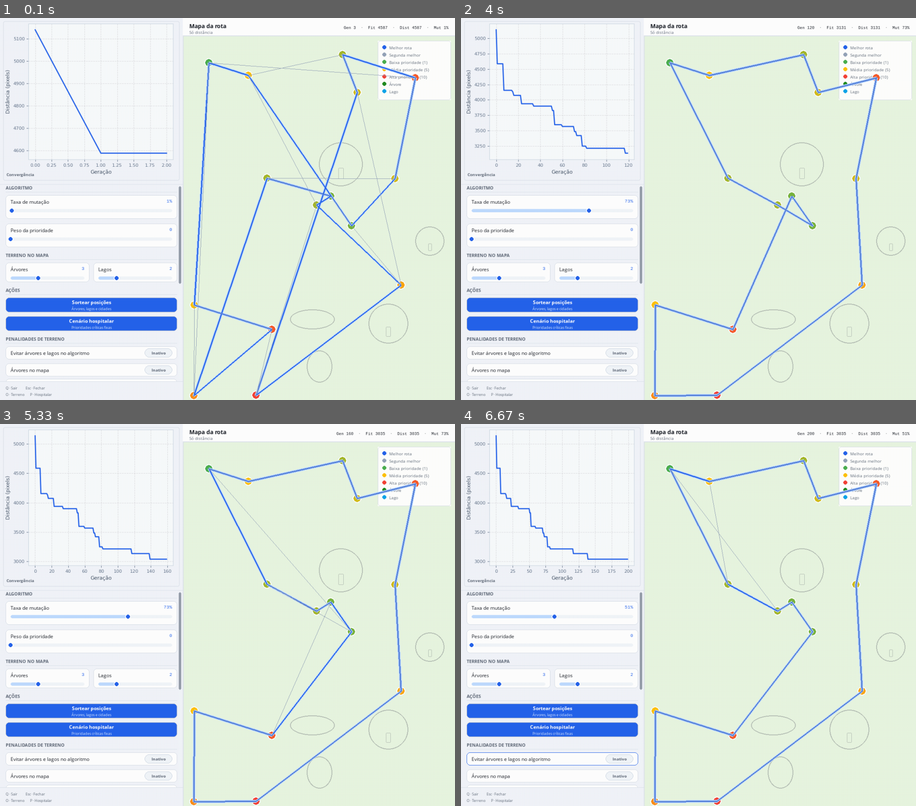
Above: before the commit, frames 1-4 (two rows, left to right).
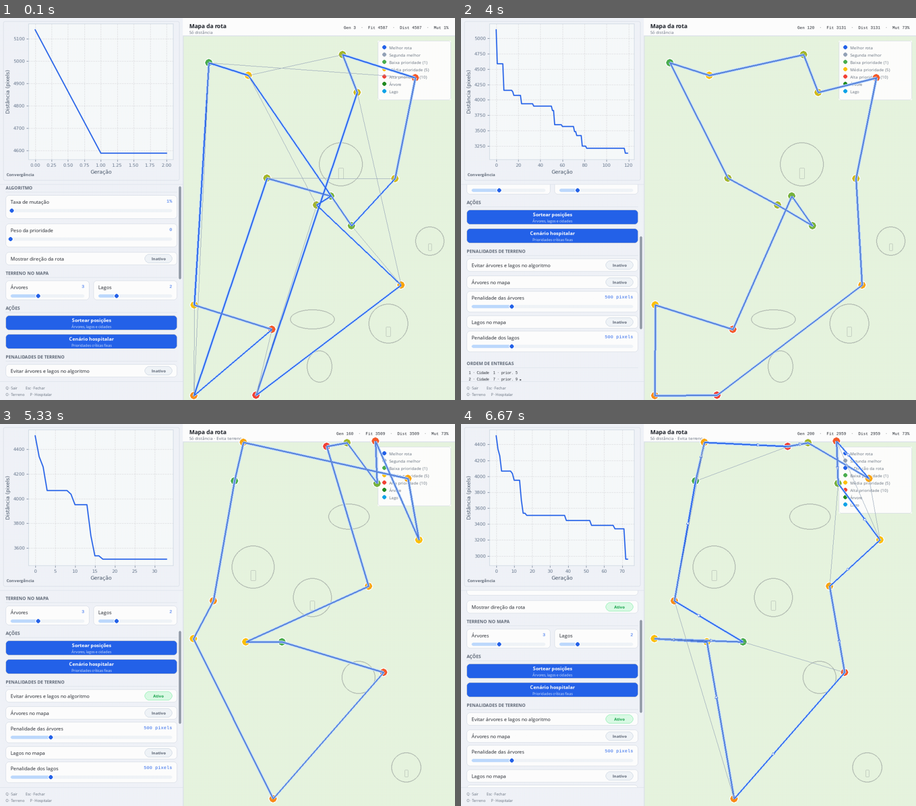
Above: after the commit, the same moments.

Repository: edvansanchoo/genetic_algorithm_tsp-main
Game: pygame game, started from main.py
Same seed, same stepped clock (60 frames per second), same inputs: the game is played once before the commit and once after it.
Inputs (mouse positions are in pixels of both pictures, inside the frame that each line leads up to):
- Up to frame 1 (0.1 s): no input
- Up to frame 2 (4 s): press the mouse at (552, 205) at 0.87 s; move the mouse to (638, 247) at 0.97 s; release the mouse at (720, 289) at 1.1 s; press the mouse at (552, 220) at 1.2 s; move the mouse to (583, 151) at 1.3 s; release the mouse at (615, 82) at 1.43 s; click (806, 174) at 1.55 s; click (633, 155) at 1.88 s; press the mouse at (552, 220) at 2.2 s; move the mouse to (706, 144) at 2.3 s; release the mouse at (861, 67) at 2.43 s; press the mouse at (638, 231) at 2.53 s; move the mouse to (592, 178) at 2.63 s; release the mouse at (542, 124) at 2.77 s; press the mouse at (552, 220) at 2.87 s; move the mouse to (674, 178) at 2.97 s; release the mouse at (797, 136) at 3.1 s; press the mouse at (552, 220) at 3.2 s; move the mouse to (661, 197) at 3.3 s; release the mouse at (770, 178) at 3.43 s; press the mouse at (552, 155) at 3.53 s; move the mouse to (570, 243) at 3.63 s; release the mouse at (588, 327) at 3.77 s; press the mouse at (638, 281) at 3.87 s; move the mouse to (693, 273) at 3.97 s
- Up to frame 3 (5.33 s): release the mouse at (282, 668) at 4.1 s; press the mouse at (91, 626) at 4.2 s; move the mouse to (95, 557) at 4.3 s; release the mouse at (100, 488) at 4.43 s; press the mouse at (91, 561) at 4.53 s; move the mouse to (236, 519) at 4.63 s; release the mouse at (382, 477) at 4.77 s; press the mouse at (91, 668) at 4.87 s; move the mouse to (232, 668) at 4.97 s; release the mouse at (377, 672) at 5.1 s; press the mouse at (177, 687) at 5.2 s; move the mouse to (168, 676) at 5.3 s
- Up to frame 4 (6.67 s): release the mouse at (620, 664) at 5.43 s; press the mouse at (552, 611) at 5.53 s; move the mouse to (670, 649) at 5.63 s; release the mouse at (793, 687) at 5.77 s; press the mouse at (552, 626) at 5.87 s; move the mouse to (552, 615) at 5.97 s; release the mouse at (552, 607) at 6.1 s; press the mouse at (552, 626) at 6.2 s; move the mouse to (652, 588) at 6.3 s; release the mouse at (747, 550) at 6.43 s; press the mouse at (552, 561) at 6.53 s; move the mouse to (552, 592) at 6.63 s

The runs differ from the first frame. In frame 1, 4.4% of the frame differs, in the area x 1-40%, y 61-94%; in frame 2, 7.5%; in frame 3, 13%; in frame 4, 13%, in the area x 1-100%, y 2-100%.

Commit message:
feat: add direction arrows on best route with sidebar toggle.
Rotated segment arrows match delivery order; toggle defaults off
in algorithm section with conditional map legend entry.

Co-authored-by: Cursor <cursoragent@cursor.com>

Diff:
--- a/tests/test_fitness_priority.py
+++ b/tests/test_fitness_priority.py
@@ -6,6 +6,7 @@
     calculate_route_distance,
     calculate_route_fitness,
     decompose_route_fitness,
+    get_rotated_route,
 )
 from traveling_salesman_problem.problem.city_generator import generate_random_priorities
 from traveling_salesman_problem.problem.priority_presets import apply_hospital_priority_preset
@@ -96,3 +97,9 @@
             visit_order,
             [(1, 1, 5), (2, 2, 10), (3, 3, 1), (4, 4, 3)],
         )
+
+    def test_get_rotated_route_starts_at_reference_city(self):
+        route = [(10, 0), (10, 10), (0, 10), (0, 0)]
+        rotated_route = get_rotated_route(route, self.city_coordinates)
+        self.assertEqual(rotated_route[0], (0, 0))
+        self.assertEqual(len(rotated_route), 4)
--- a/traveling_salesman_problem/genetic_algorithm/fitness.py
+++ b/traveling_salesman_problem/genetic_algorithm/fitness.py
@@ -67,6 +67,20 @@
     return total_penalty
 
 
+def get_rotated_route(
+    route: Route,
+    city_coordinates: List[CityCoordinate],
+) -> Route:
+    """Retorna a rota rotacionada para iniciar em city_coordinates[0]."""
+    if not route:
+        return []
+
+    reference_city = city_coordinates[0]
+    start_index = route.index(reference_city)
+    number_of_cities = len(route)
+    return [route[(start_index + offset) % number_of_cities] for offset in range(number_of_cities)]
+
+
 def build_delivery_visit_order(
     route: Route,
     city_coordinates: List[CityCoordinate],
@@ -77,14 +91,10 @@
     coordinate_to_city_number = {
         coordinate: index + 1 for index, coordinate in enumerate(city_coordinates)
     }
-    reference_city = city_coordinates[0]
-    start_index = route.index(reference_city)
-    number_of_cities = len(route)
+    rotated_route = get_rotated_route(route, city_coordinates)
     visit_order: List[Tuple[int, int, int]] = []
 
-    for offset in range(number_of_cities):
-        position = offset + 1
-        city = route[(start_index + offset) % number_of_cities]
+    for position, city in enumerate(rotated_route, start=1):
         visit_order.append(
             (position, coordinate_to_city_number[city], coordinate_to_priority[city])
         )
--- a/traveling_salesman_problem/simulation/pygame_application.py
+++ b/traveling_salesman_problem/simulation/pygame_application.py
@@ -19,6 +19,7 @@
 from traveling_salesman_problem.visualization.convergence_chart import draw_convergence_chart
 from traveling_salesman_problem.visualization.map_renderer import (
     draw_cities,
+    draw_route_direction_arrows,
     draw_route_paths,
     draw_terrain_features,
 )
@@ -42,6 +43,7 @@
     )
     simulation.mutation_slider.draw(content_surface)
     simulation.priority_weight_slider.draw(content_surface)
+    simulation.route_direction_toggle.draw(content_surface)
 
     draw_section_header(
         content_surface,
@@ -185,6 +187,7 @@
             screen,
             settings.window_width - 190,
             VisualTheme.map_header_height + 12,
+            show_route_direction=simulation.show_route_direction,
         )
 
         draw_terrain_features(screen, simulation.terrain_features)
@@ -201,6 +204,12 @@
             line_width=3,
             draw_glow=True,
         )
+        if simulation.show_route_direction:
+            draw_route_direction_arrows(
+                screen,
+                best_route,
+                simulation.city_coordinates,
+            )
         draw_route_paths(
             screen,
             second_best_route,
--- a/traveling_salesman_problem/simulation/simulation_state.py
+++ b/traveling_salesman_problem/simulation/simulation_state.py
@@ -35,6 +35,7 @@
     MutationSlider,
     TerrainControlPanel,
 )
+from traveling_salesman_problem.visualization.widgets.toggle_button import ToggleButton
 
 CityCoordinate = Tuple[int, int]
 Route = List[CityCoordinate]
@@ -56,6 +57,7 @@
 
     mutation_slider: Optional[MutationSlider] = None
     priority_weight_slider: Optional[MutationSlider] = None
+    route_direction_toggle: Optional[ToggleButton] = None
     tree_count_slider: Optional[IntegerSlider] = None
     lake_count_slider: Optional[IntegerSlider] = None
     regenerate_positions_button: Optional[ActionButton] = None
@@ -77,6 +79,10 @@
     @property
     def priority_weight(self) -> float:
         return self.priority_weight_slider.value
+
+    @property
+    def show_route_direction(self) -> bool:
+        return self.route_direction_toggle.is_active
 
     @property
     def delivery_order_section_y(self) -> int:
@@ -131,7 +137,8 @@
         self.section_algorithm_y = 0
         mutation_y = self.section_algorithm_y + 26
         priority_weight_y = mutation_y + settings.mutation_slider_height + 12
-        self.section_quantity_y = priority_weight_y + settings.mutation_slider_height + 12
+        route_direction_y = priority_weight_y + settings.mutation_slider_height + 12
+        self.section_quantity_y = route_direction_y + VisualTheme.row_height + 12
         terrain_count_y = self.section_quantity_y + 26
         self.section_actions_y = terrain_count_y + settings.count_slider_height + 12
         regenerate_y = self.section_actions_y + 26
@@ -159,6 +166,15 @@
             maximum_value=100.0,
             label="Peso da prioridade",
             value_suffix="",
+        )
+
+        self.route_direction_toggle = ToggleButton(
+            position_x=VisualTheme.control_margin,
+            position_y=route_direction_y,
+            width=controls_width,
+            height=VisualTheme.row_height,
+            label="Mostrar direção da rota",
+            is_active=False,
         )
 
         self.tree_count_slider = IntegerSlider(
@@ -254,6 +270,7 @@
     def handle_control_events(self, event: pygame.event.Event) -> None:
         self.mutation_slider.handle_event(event)
         self.priority_weight_slider.handle_event(event)
+        self.route_direction_toggle.handle_event(event)
         self.tree_count_slider.handle_event(event)
         self.lake_count_slider.handle_event(event)
         self.regenerate_positions_button.handle_event(event)
--- a/traveling_salesman_problem/visualization/application_layout.py
+++ b/traveling_salesman_problem/visualization/application_layout.py
@@ -201,16 +201,21 @@
     screen: pygame.Surface,
     position_x: int,
     position_y: int,
+    show_route_direction: bool = False,
 ) -> None:
     legend_items = [
         (VisualTheme.route_best, "Melhor rota"),
         (VisualTheme.route_second_best, "Segunda melhor"),
+    ]
+    if show_route_direction:
+        legend_items.append((VisualTheme.route_best, "→ Direção da rota"))
+    legend_items.extend([
         (priority_to_color(1), "Baixa prioridade (1)"),
         (priority_to_color(5), "Média prioridade (5)"),
         (priority_to_color(10), "Alta prioridade (10)"),
         (VisualTheme.tree_foliage, "Árvore"),
         (VisualTheme.lake_water, "Lago"),
-    ]
+    ])
     padding = 10
     row_height = 18
     label_font = get_user_interface_font(11)
--- a/traveling_salesman_problem/visualization/map_renderer.py
+++ b/traveling_salesman_problem/visualization/map_renderer.py
@@ -1,10 +1,12 @@
 """Desenho de cidades, rotas, árvores e lagos no mapa."""
 
+import math
 from typing import List, Tuple
 
 import pygame
 
 from traveling_salesman_problem.config.visual_theme import VisualTheme, priority_to_color
+from traveling_salesman_problem.genetic_algorithm.fitness import get_rotated_route
 from traveling_salesman_problem.obstacles.models import LakeObstacle, Obstacle, TreeObstacle
 from traveling_salesman_problem.visualization.terrain_drawings import draw_lake, draw_tree
 
@@ -51,3 +53,54 @@
             width=line_width + 4,
         )
     pygame.draw.lines(screen, line_color, True, route, width=line_width)
+
+
+def draw_route_direction_arrows(
+    screen: pygame.Surface,
+    route: Route,
+    city_coordinates: List[CityCoordinate],
+    fill_color: Tuple[int, int, int] = (255, 255, 255),
+    outline_color: Tuple[int, int, int] = VisualTheme.route_best,
+    arrow_size: int = 8,
+    min_segment_length: float = 20.0,
+    segment_position_ratio: float = 0.65,
+) -> None:
+    """Desenha setas indicando a direção da rota rotacionada a partir do índice 0."""
+    rotated_route = get_rotated_route(route, city_coordinates)
+    if len(rotated_route) < 2:
+        return
+
+    number_of_cities = len(rotated_route)
+    for index in range(number_of_cities):
+        origin = rotated_route[index]
+        destination = rotated_route[(index + 1) % number_of_cities]
+        delta_x = destination[0] - origin[0]
+        delta_y = destination[1] - origin[1]
+        segment_length = math.hypot(delta_x, delta_y)
+        if segment_length < min_segment_length:
+            continue
+
+        angle = math.atan2(delta_y, delta_x)
+        arrow_center_x = origin[0] + delta_x * segment_position_ratio
+        arrow_center_y = origin[1] + delta_y * segment_position_ratio
+
+        tip = (
+            arrow_center_x + math.cos(angle) * arrow_size * 0.5,
+            arrow_center_y + math.sin(angle) * arrow_size * 0.5,
+        )
+        base_center_x = arrow_center_x - math.cos(angle) * arrow_size * 0.5
+        base_center_y = arrow_center_y - math.sin(angle) * arrow_size * 0.5
+        perpendicular_angle = angle + math.pi / 2
+        half_base = arrow_size * 0.4
+        base_left = (
+            base_center_x + math.cos(perpendicular_angle) * half_base,
+            base_center_y + math.sin(perpendicular_angle) * half_base,
+        )
+        base_right = (
+            base_center_x - math.cos(perpendicular_angle) * half_base,
+            base_center_y - math.sin(perpendicular_angle) * half_base,
+        )
+
+        triangle_points = [tip, base_left, base_right]
+        pygame.draw.polygon(screen, fill_color, triangle_points)
+        pygame.draw.polygon(screen, outline_color, triangle_points, 1)
